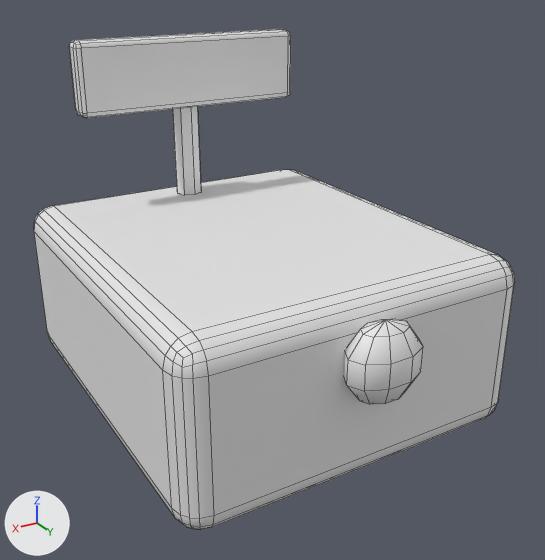
The OBJ model gunsmod/src/main/resources/assets/gunsmod/models/entity/airdef/aa_gepard/head.obj as it was, and as the next commit left it.
Both versions are drawn from a 50 mm camera at (2.27, 2.63, 3.38) aimed at (0.53, -0.26, 1.94). Lighting does not change. The marker at lower left points along +X, +Y and +Z. The older version comes first. Mesh edges are drawn as thin lines. Materials are left out; every surface is plain grey. Where no turn or scale is listed for an object, it has been applied to the vertices.

Objects in the first picture: 'head'.
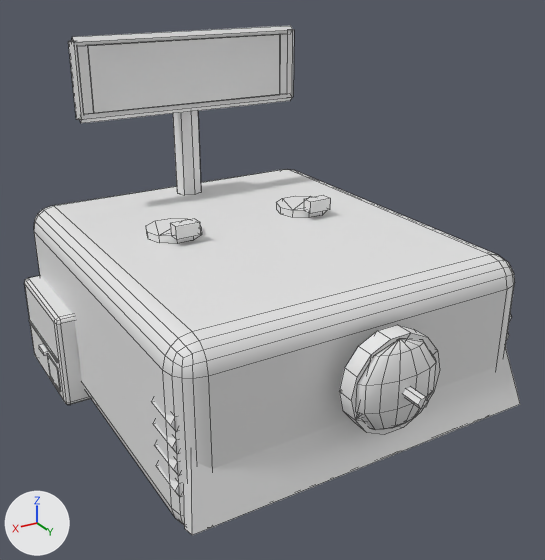
What differs and where, as boxes (x1, y1, x2, y2) in the pictures (545 x 560 px):
'head', reshaped: before (34, 29, 515, 530); after (24, 26, 520, 535)
part 1 of me_head, added: after (88, 34, 281, 114)
part 2 of me_head, added: after (339, 325, 440, 435)
part 3 of me_head, added: after (156, 464, 181, 497)
part 4 of me_head, added: after (154, 443, 180, 476)
part 5 of me_head, added: after (153, 422, 179, 454)
part 6 of me_head, added: after (151, 399, 177, 432)
part 7 of me_head, added: after (29, 320, 59, 363)
part 8 of me_head, added: after (304, 195, 331, 214)
part 9 of me_head, added: after (170, 219, 201, 240)
part 10 of me_head, added: after (47, 353, 61, 392)
part 11 of me_head, added: after (358, 340, 436, 430)
part 12 of me_head, added: after (276, 196, 326, 218)
part 13 of me_head, added: after (146, 218, 202, 244)
part 14 of me_head, added: after (403, 387, 428, 409)
part 15 of me_head, added: after (39, 344, 47, 356)
part 16 of me_head, rebuilt: before (69, 29, 291, 118); after (69, 34, 287, 114)
part 17 of me_head, added: after (24, 276, 91, 405)
part 18 of me_head, added: after (68, 26, 294, 123)
part 19 of me_head, deleted: before (344, 319, 423, 404)
part 20 of me_head, added: after (184, 347, 520, 535)

Diff of the bpy script that builds the scene:
```diff
--- a/gunsmod/src/main/resources/assets/gunsmod/models/entity/airdef/aa_gepard/head.obj.py
+++ b/gunsmod/src/main/resources/assets/gunsmod/models/entity/airdef/aa_gepard/head.obj.py
@@ me_head @@
 # used by ob_head; location = (0.0, 0.0, 0.0)
-me_head.from_pydata(...)  # 266 vertices, 268 faces; spans x -0.38..1.38, y -1.5..0.68, z 1.25..3.0
+me_head.from_pydata(...)  # 634 vertices, 584 faces; spans x -0.49..1.49, y -1.5..0.81, z 1.25..3.02
+# me_head part 1: a new loose piece, a box spanning x -0.0532..1.0532, y -1.15..-1.1425, z 2.6465..2.9785
+# me_head part 2: a new loose piece, a 14-sided cylinder along y spanning x 0.275..0.725, y 0.575..0.656, z 1.593..2.032
+# me_head part 3: a new loose piece, a 6-sided cylinder along y spanning x 1.306..1.381, y 0.25..0.438, z 1.468..1.532
+# me_head part 4: a new loose piece, a 6-sided cylinder along y spanning x 1.306..1.381, y 0.25..0.438, z 1.568..1.632
+# me_head part 5: a new loose piece, a 6-sided cylinder along y spanning x 1.306..1.381, y 0.25..0.438, z 1.668..1.732
+# me_head part 6: a new loose piece, a 6-sided cylinder along y spanning x 1.306..1.381, y 0.25..0.438, z 1.768..1.832
+# me_head part 7: a new loose piece, a box spanning x 1.4694..1.4756, y -1.3375..-0.7875, z 1.495..1.505
+# me_head part 8: a new loose piece, a box spanning x 0.062..0.188, y -0.512..-0.45, z 2.162..2.225
+# me_head part 9: a new loose piece, a box spanning x 0.812..0.938, y -0.512..-0.45, z 2.162..2.225
+# me_head part 10: a new loose piece, a box spanning x 1.4694..1.4756, y -1.0..-0.8125, z 1.3125..1.45
+# me_head part 11: a new loose piece, a UV sphere (14 segments, 5 rings, poles along z) spanning x 0.3..0.7, y 0.58..0.72, z 1.61..2.02
+# me_head part 12: a new loose piece, a 10-sided cylinder along z spanning x -0.013..0.262, y -0.756..-0.494, z 2.125..2.162
+# me_head part 13: a new loose piece, a 10-sided cylinder along z spanning x 0.738..1.013, y -0.756..-0.494, z 2.125..2.162
+# me_head part 14: a new loose piece, a 6-sided cylinder along y spanning x 0.475..0.525, y 0.656..0.813, z 1.791..1.834
+# me_head part 15: a new loose piece, a box spanning x 1.457..1.488, y -1.112..-1.012, z 1.434..1.453
+# me_head part 16: the loose piece of 56 vertices spanning x -0.12..1.12, y -1.25..-1.12, z 2.62..3.0 is rebuilt with 16 vertices and now spans x -0.12..1.12, y -1.22..-1.15, z 2.62..3.0
+# me_head part 17: a new loose piece of 56 vertices spanning x 1.28..1.47, y -1.37..-0.75, z 1.25..1.75
+# me_head part 18: a new loose piece of 24 vertices spanning x -0.15..1.15, y -1.17..-1.13, z 2.6..3.02
+# me_head part 19: the loose piece of 42 vertices spanning x 0.32..0.68, y 0.45..0.68, z 1.69..2.06 is deleted
+# me_head part 20: 8 vertices added at x -0.38..1.38, y 0.28..0.57, z 1.36..2.07
+# other edits to the shape of me_head do not show in these pictures
```
